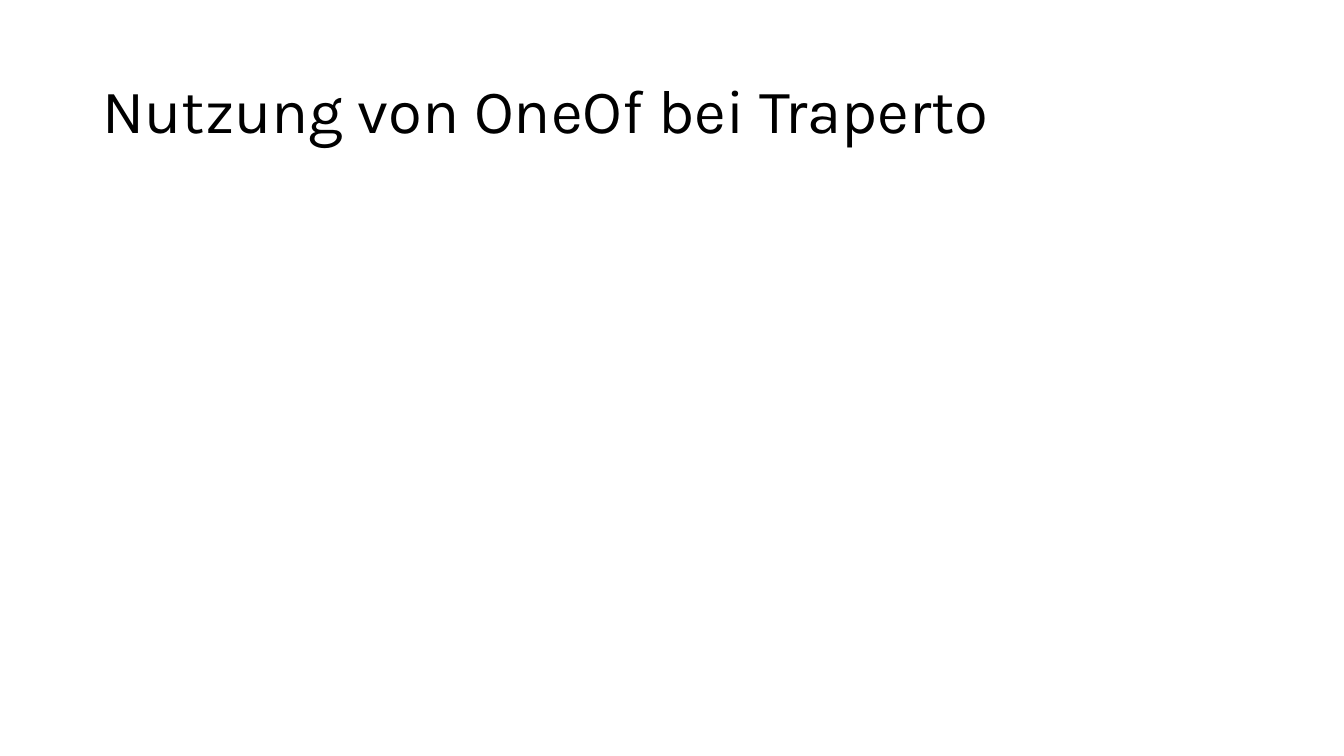
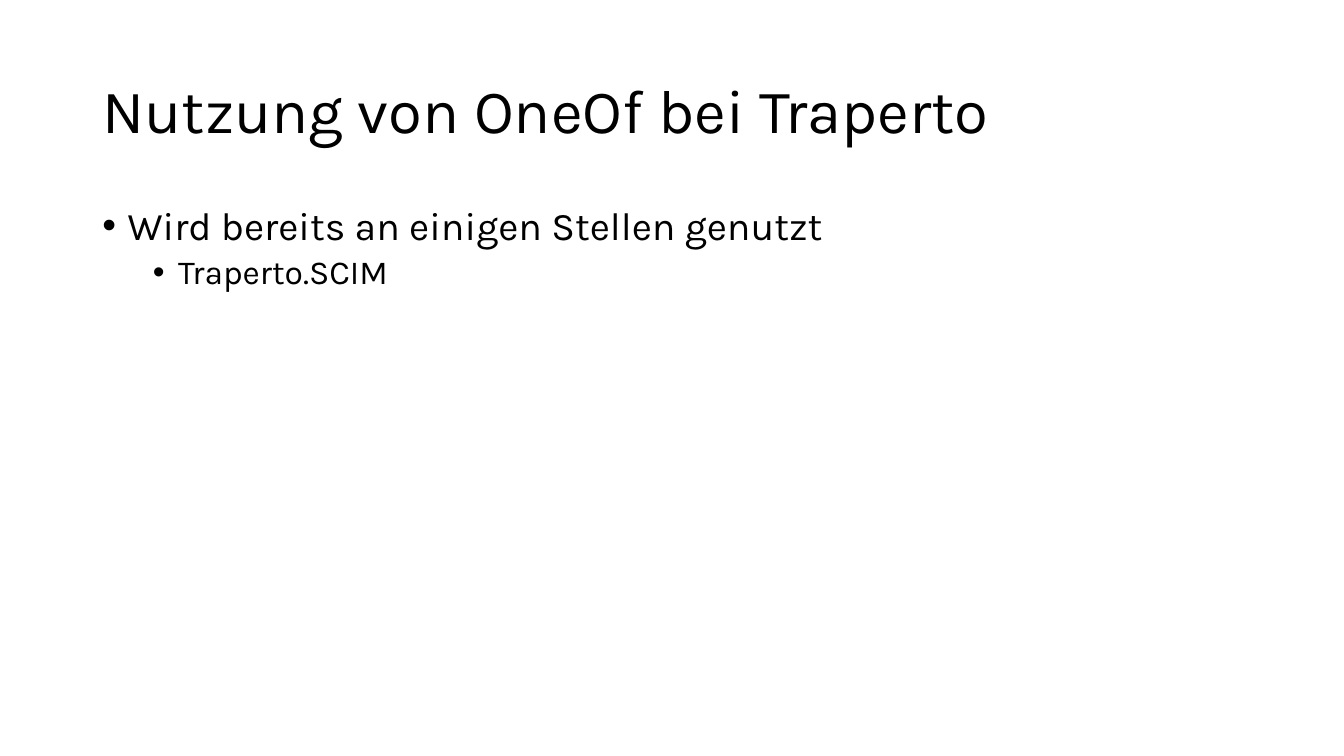
Before and after one commit to lukassteggers/OneOf, a slide deck: slide 11 of OneOf_Praesentation.pptx (slide 7 before the commit). Drawn at 1344x756 pixels with LibreOffice and Linux fonts; fonts in the diff are those of the drawing. Boxes give left, top, right and bottom in pixels: in the first picture for what was removed or moved away, otherwise in the second. Text is boxed around its words. In the diff, an @@ line names an element or a change of style, - is before the commit and + after.

```diff
--- a/OneOf_Praesentation.pptx
+++ b/OneOf_Praesentation.pptx
@@ text added at <box>128,213,823,292</box>, 28 pt, text #000000 @@
+• Wird bereits an einigen Stellen genutzt
+  • Traperto.SCIM
```
Also in this commit, not shown: 4 other slides changed, 5 slides added.
